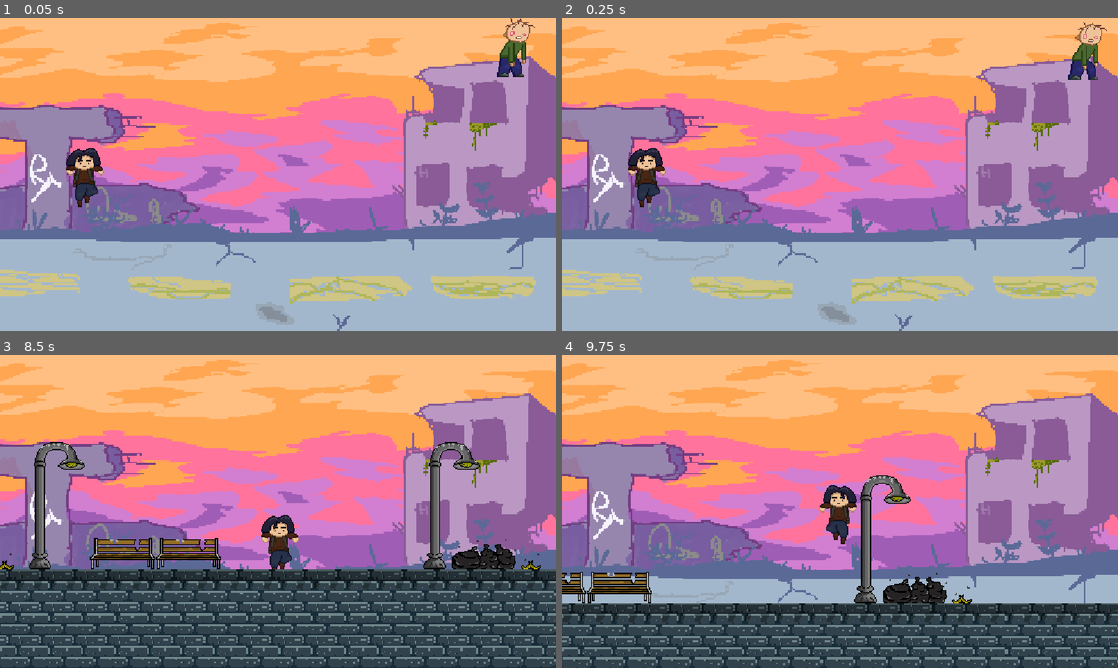
Above: before the commit, frames 1-4 (two rows, left to right).
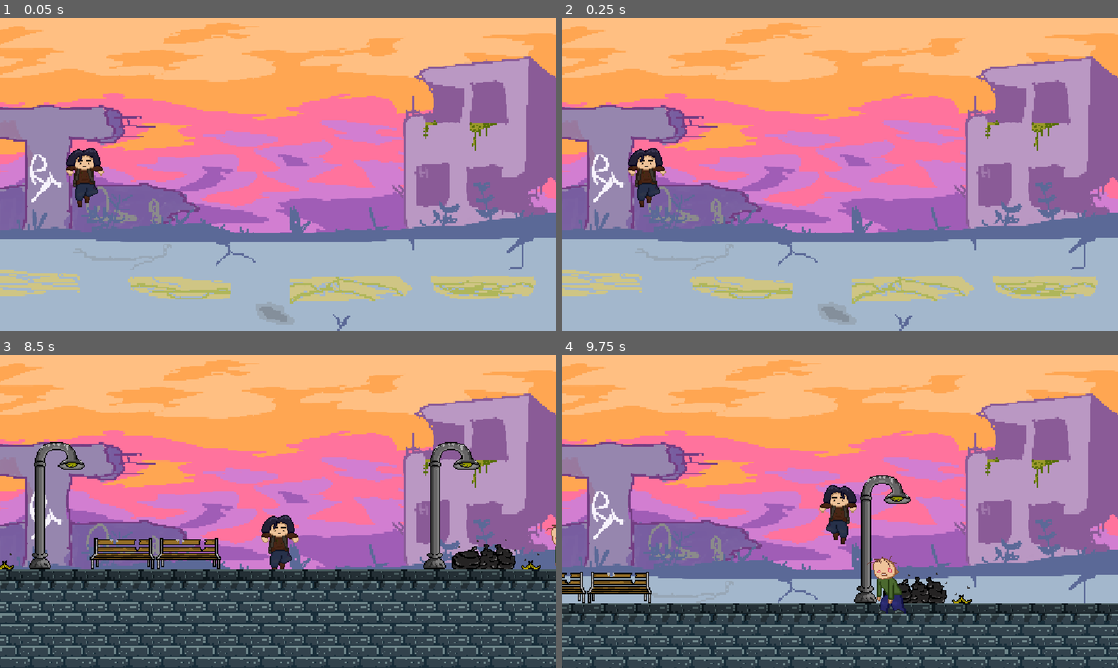
Above: after the commit, the same moments.

Repository: Renaaa189/WhatRemains
Game: Godot game, scene res://scenes/escena_principal.tscn
The game is run twice, just before and just after one commit, with the same random seed, the same clock (stepped at 60 frames per second) and the same inputs.
Inputs (mouse positions are in pixels of both pictures, inside the frame that each line leads up to):
- Up to frame 1 (0.05 s): no input
- Up to frame 2 (0.25 s): no input
- Up to frame 3 (8.5 s): move the mouse to (400, 495) at 0.52 s; hold Right (derecha) 0.53-2.03 s; click (400, 495) at 0.6 s; tap Space (saltar) at 0.77, 1.52, 3.02, 3.77, 4.52, 6.02, 6.77, 7.52 s; move the mouse to (166, 527) at 1.27 s; click (166, 527) at 1.35 s; move the mouse to (333, 442) at 2.02 s; hold A (izquierda) 2.03-2.78 s; click (333, 442) at 2.1 s; move the mouse to (250, 574) at 2.77 s; hold Right (derecha) 2.78-4.28 s; click (250, 574) at 2.85 s; move the mouse to (444, 558) at 3.52 s; click (444, 558) at 3.6 s; move the mouse to (111, 464) at 4.27 s; hold A (izquierda) 4.28-5.03 s; click (111, 464) at 4.35 s; move the mouse to (305, 511) at 5.02 s; hold Right (derecha) 5.03-5.78 s; click (305, 511) at 5.1 s; move the mouse to (194, 433) at 5.77 s; hold A (izquierda) 5.78-7.28 s; click (194, 433) at 5.85 s; move the mouse to (400, 495) at 6.52 s; click (400, 495) at 6.6 s; move the mouse to (166, 527) at 7.27 s; hold Right (derecha) from 7.28 s (still down); click (166, 527) at 7.35 s; move the mouse to (333, 442) at 8.02 s; click (333, 442) at 8.1 s
- Up to frame 4 (9.75 s): move the mouse to (812, 574) at 8.77 s; click (812, 574) at 8.85 s; tap Space (saltar) at 9.02 s; move the mouse to (1006, 558) at 9.52 s; release Right (derecha) at 9.53 s; hold A (izquierda) from 9.53 s (still down); click (1006, 558) at 9.6 s

The runs differ from the first frame. In frame 1, 0.6% of the frame differs, in the area x 89-97%, y 0-19%; in frame 2, 0.6%; in frame 3, less than 0.1%; in frame 4, 0.6%, in the area x 54-62%, y 64-83%.

Commit message:
Se le agrego el sonido al zombie

Diff:
--- a/game/default_bus_layout.tres
+++ b/game/default_bus_layout.tres
@@ -13,3 +13,9 @@
 bus/2/bypass_fx = false
 bus/2/volume_db = 0.0
 bus/2/send = &"Master"
+bus/3/name = &"Enemigos"
+bus/3/solo = false
+bus/3/mute = false
+bus/3/bypass_fx = false
+bus/3/volume_db = -5.9307528
+bus/3/send = &"Master"
--- a/game/scenes/zombie.tscn
+++ b/game/scenes/Zombies/zombie.tscn
@@ -2,6 +2,11 @@
 
 [ext_resource type="Script" uid="uid://diwh3332vsblh" path="res://scripts/zombie.gd" id="1_1vlb3"]
 [ext_resource type="Texture2D" uid="uid://ct7biu6cuuo5p" path="res://assets/sprites/Zombie/Sprite-0001-Recovered.png" id="2_httt1"]
+[ext_resource type="AudioStream" uid="uid://drnhj8rjolsm7" path="res://assets/sounds/Zombie recibe daño 01.wav" id="3_pbqu0"]
+[ext_resource type="AudioStream" uid="uid://bce02h0cdioer" path="res://assets/sounds/Zombie recibe daño 02.wav" id="4_f36oq"]
+[ext_resource type="AudioStream" uid="uid://c4po0t10g078m" path="res://assets/sounds/Zombie recibe daño 03.wav" id="5_ophme"]
+[ext_resource type="AudioStream" uid="uid://mfta8aed242c" path="res://assets/sounds/Zombie gruñido 01.wav" id="6_2gox1"]
+[ext_resource type="AudioStream" uid="uid://bxvdduiruqxeb" path="res://assets/sounds/Zombie gruñido 02.wav" id="7_15ps0"]
 
 [sub_resource type="AtlasTexture" id="AtlasTexture_httt1"]
 atlas = ExtResource("2_httt1")
@@ -19,21 +24,21 @@
 atlas = ExtResource("2_httt1")
 region = Rect2(198, 0, 66, 77)
 
-[sub_resource type="AtlasTexture" id="AtlasTexture_xepks"]
+[sub_resource type="AtlasTexture" id="AtlasTexture_p0bet"]
 atlas = ExtResource("2_httt1")
-region = Rect2(0, 0, 66, 77)
+region = Rect2(0, 0, 64, 64)
 
-[sub_resource type="AtlasTexture" id="AtlasTexture_4gx57"]
+[sub_resource type="AtlasTexture" id="AtlasTexture_fy70b"]
 atlas = ExtResource("2_httt1")
-region = Rect2(66, 0, 66, 77)
+region = Rect2(64, 0, 64, 64)
 
-[sub_resource type="AtlasTexture" id="AtlasTexture_ycv6i"]
+[sub_resource type="AtlasTexture" id="AtlasTexture_3f2ev"]
 atlas = ExtResource("2_httt1")
-region = Rect2(132, 0, 66, 77)
+region = Rect2(128, 0, 64, 64)
 
-[sub_resource type="AtlasTexture" id="AtlasTexture_pjjxt"]
+[sub_resource type="AtlasTexture" id="AtlasTexture_qja6l"]
 atlas = ExtResource("2_httt1")
-region = Rect2(198, 0, 66, 77)
+region = Rect2(192, 0, 64, 64)
 
 [sub_resource type="SpriteFrames" id="SpriteFrames_1vlb3"]
 animations = [{
@@ -61,27 +66,42 @@
 }, {
 "frames": [{
 "duration": 1.0,
-"texture": SubResource("AtlasTexture_xepks")
+"texture": SubResource("AtlasTexture_p0bet")
 }, {
 "duration": 1.0,
-"texture": SubResource("AtlasTexture_4gx57")
+"texture": SubResource("AtlasTexture_fy70b")
 }, {
 "duration": 1.0,
-"texture": SubResource("AtlasTexture_ycv6i")
+"texture": SubResource("AtlasTexture_3f2ev")
 }, {
 "duration": 1.0,
-"texture": SubResource("AtlasTexture_pjjxt")
+"texture": SubResource("AtlasTexture_qja6l")
 }],
 "loop": 1,
 "name": &"walk",
-"speed": 5.0
+"speed": 3.0
 }]
+
+[sub_resource type="RectangleShape2D" id="RectangleShape2D_4h067"]
+size = Vector2(25, 53)
 
 [sub_resource type="CircleShape2D" id="CircleShape2D_g4v7s"]
 radius = 200.0
 
 [sub_resource type="CircleShape2D" id="CircleShape2D_ftooa"]
 radius = 40.0
+
+[sub_resource type="AudioStreamRandomizer" id="AudioStreamRandomizer_u04hk"]
+playback_mode = 1
+streams_count = 3
+stream_0/stream = ExtResource("3_pbqu0")
+stream_1/stream = ExtResource("4_f36oq")
+stream_2/stream = ExtResource("5_ophme")
+
+[sub_resource type="AudioStreamRandomizer" id="AudioStreamRandomizer_j3pel"]
+streams_count = 2
+stream_0/stream = ExtResource("6_2gox1")
+stream_1/stream = ExtResource("7_15ps0")
 
 [node name="Main" type="Node2D" unique_id=1889586094]
 
@@ -98,9 +118,12 @@
 
 [node name="AnimatedSprite2D" type="AnimatedSprite2D" parent="Zombie" unique_id=608939670]
 sprite_frames = SubResource("SpriteFrames_1vlb3")
-animation = &"attack"
+animation = &"walk"
+frame_progress = 0.93851566
 
 [node name="CollisionShape2D" type="CollisionShape2D" parent="Zombie" unique_id=1526612004]
+position = Vector2(0.5, -0.5)
+shape = SubResource("RectangleShape2D_4h067")
 
 [node name="DetectionArea" type="Area2D" parent="Zombie" unique_id=331236918]
 collision_layer = 0
@@ -119,7 +142,25 @@
 [node name="AttackTimer" type="Timer" parent="Zombie" unique_id=43085577]
 one_shot = true
 
+[node name="Sonidos" type="Node2D" parent="Zombie" unique_id=757207467]
+
+[node name="Recibir daño" type="AudioStreamPlayer2D" parent="Zombie/Sonidos" unique_id=322359354]
+stream = SubResource("AudioStreamRandomizer_u04hk")
+bus = &"Enemigos"
+
+[node name="Gruñir" type="AudioStreamPlayer2D" parent="Zombie/Sonidos" unique_id=1416199259]
+stream = SubResource("AudioStreamRandomizer_j3pel")
+autoplay = true
+bus = &"Enemigos"
+
+[node name="Timer" type="Timer" parent="Zombie/Sonidos/Gruñir" unique_id=1868207428]
+wait_time = 4.0
+autostart = true
+
+[node name="Morir" type="AudioStreamPlayer2D" parent="Zombie/Sonidos" unique_id=1957281795]
+
 [connection signal="body_entered" from="Zombie/DetectionArea" to="Zombie" method="_on_detection_area_body_entered"]
 [connection signal="body_exited" from="Zombie/DetectionArea" to="Zombie" method="_on_detection_area_body_exited"]
 [connection signal="body_entered" from="Zombie/AttackArea" to="Zombie" method="_on_attack_area_body_entered"]
 [connection signal="body_exited" from="Zombie/AttackArea" to="Zombie" method="_on_attack_area_body_exited"]
+[connection signal="timeout" from="Zombie/Sonidos/Gruñir/Timer" to="Zombie" method="_on_timer_grunido_timeout"]
--- a/game/scenes/escena_principal.tscn
+++ b/game/scenes/escena_principal.tscn
@@ -3,7 +3,6 @@
 [ext_resource type="AudioStream" uid="uid://b0gpxsxotol1o" path="res://assets/music/Ciudad.mp3" id="1_4dcfo"]
 [ext_resource type="PackedScene" uid="uid://b4c3xwy1wvrou" path="res://scenes/Jugador/jugador.tscn" id="2_k880e"]
 [ext_resource type="PackedScene" uid="uid://rwvom5lfx28u" path="res://scenes/niveles/escena_ciudad.tscn" id="3_4h067"]
-[ext_resource type="PackedScene" uid="uid://do4y6etthnaq3" path="res://scenes/zombie.tscn" id="4_4dcfo"]
 
 [node name="EscenaPrincipal" type="Node2D" unique_id=1370056344]
 
@@ -19,6 +18,3 @@
 
 [node name="EscenaCiudad" parent="Node2D" unique_id=377172697 instance=ExtResource("3_4h067")]
 position = Vector2(-34, 0)
-
-[node name="Zombie" parent="." unique_id=1800657608 instance=ExtResource("4_4dcfo")]
-position = Vector2(496, -51)
--- a/game/scenes/niveles/escena_ciudad.tscn
+++ b/game/scenes/niveles/escena_ciudad.tscn
@@ -4,6 +4,8 @@
 [ext_resource type="TileSet" uid="uid://570avcc0oqcl" path="res://assets/sprites/ciudad/tileset_ciudad.tres" id="2_ks1q4"]
 [ext_resource type="Texture2D" uid="uid://t1pypb77rl3a" path="res://assets/sprites/ciudad/tileset_ciudad_fondo.png" id="3_2slam"]
 [ext_resource type="Texture2D" uid="uid://bmamx3jivsbhi" path="res://assets/sprites/ciudad/tileset_parque_fondo.png" id="4_vb7hp"]
+[ext_resource type="PackedScene" uid="uid://do4y6etthnaq3" path="res://scenes/Zombies/zombie.tscn" id="5_01ty1"]
+[ext_resource type="PackedScene" uid="uid://b4c3xwy1wvrou" path="res://scenes/Jugador/jugador.tscn" id="6_tylj0"]
 
 [sub_resource type="TileSetAtlasSource" id="TileSetAtlasSource_vb7hp"]
 texture = ExtResource("3_2slam")
@@ -76,3 +78,9 @@
 speed_scale = 0.0
 randomness = 0.42
 process_material = SubResource("ParticleProcessMaterial_s0bqv")
+
+[node name="Zombue" parent="." unique_id=1889586094 instance=ExtResource("5_01ty1")]
+position = Vector2(714, 531)
+
+[node name="Jugador" parent="." unique_id=1052281432 instance=ExtResource("6_tylj0")]
+position = Vector2(1034, 663)
--- a/game/scripts/zombie.gd
+++ b/game/scripts/zombie.gd
@@ -140,7 +140,6 @@
 			player = null
 			current_state = State.PATROL
 
-
 func _on_attack_area_body_entered(body: Node2D) -> void:
 	pass # Replace with function body.
 
@@ -155,3 +154,8 @@
 
 func _on_detection_area_body_exited(body: Node2D) -> void:
 	pass # Replace with function body.
+
+
+
+func _on_timer_grunido_timeout() -> void:
+	$"Sonidos/Gruñir".play()
Not shown, added: game/assets/sounds/Zombie gruñido 01.wav.import
Not shown, added: game/assets/sounds/Zombie gruñido 02.wav.import
Not shown, added: game/assets/sounds/Zombie muere 01.wav.import
Not shown, added: game/assets/sounds/Zombie muere 02.wav.import
Not shown, added: game/assets/sounds/Zombie recibe daño 01.wav.import
Not shown, added: game/assets/sounds/Zombie recibe daño 02.wav.import
Not shown, added: game/assets/sounds/Zombie recibe daño 03.wav.import
Not shown, removed: game/assets/sounds/placeholder.txt
Not shown, added: game/assets/sounds/Zombie gruñido 01.wav
Not shown, added: game/assets/sounds/Zombie gruñido 02.wav
Not shown, added: game/assets/sounds/Zombie muere 01.wav
Not shown, added: game/assets/sounds/Zombie muere 02.wav
(and 3 more such lines)
